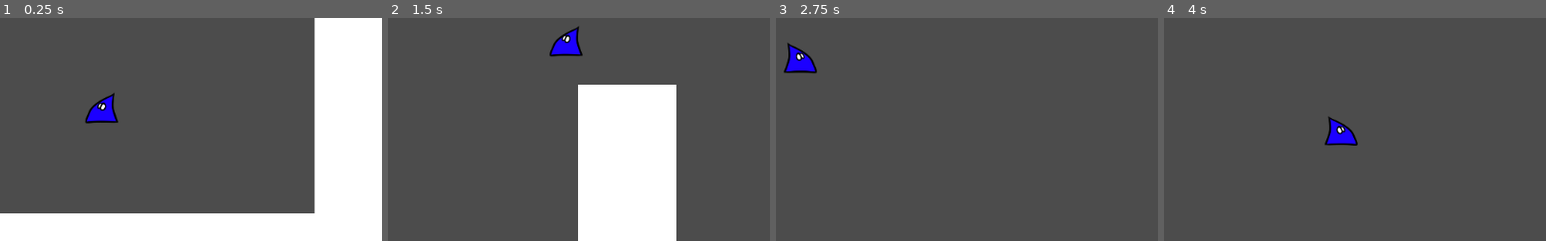
Above: before the commit, frames 1-4 (left to right).
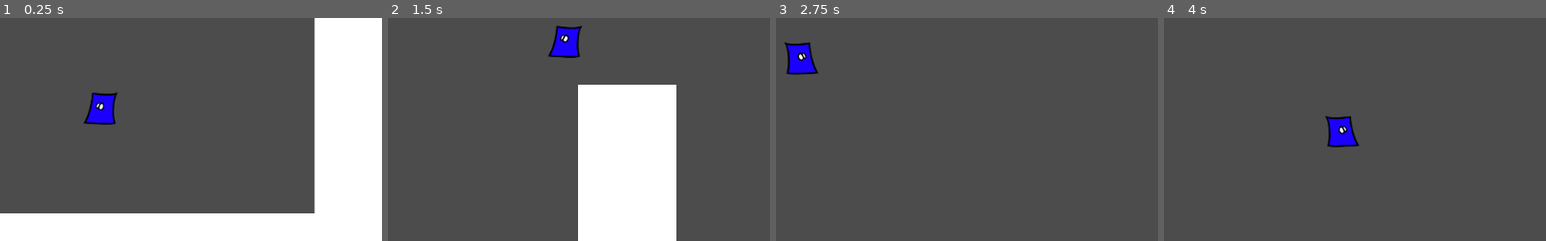
Above: after the commit, the same moments.

Repository: happeens/NAT
Game: Godot game, scene res://scenes/main.tscn
The game is run twice, just before and just after one commit, with the same random seed, the same clock (stepped at 60 frames per second) and the same inputs. The project has no main scene, so this scene is started directly.
Inputs (mouse positions are % of the whole screen's width and height, from its top left):
- Up to frame 1 (0.25 s): no input
- Up to frame 2 (1.5 s): move the mouse to (72, 45) at 0.52 s; hold D (right) from 0.53 s (still down); click (72, 45) at 0.67 s; tap Space (jump) at 0.77 s; move the mouse to (30, 55) at 1.27 s
- Up to frame 3 (2.75 s): tap Space (jump) at 1.52 s; move the mouse to (60, 28) at 2.02 s; release D (right) at 2.03 s; hold A (left) from 2.03 s (still down)
- Up to frame 4 (4 s): move the mouse to (45, 70) at 2.77 s; release A (left) at 2.78 s; hold D (right) from 2.78 s (still down); click (45, 70) at 2.92 s; tap Space (jump) at 3.02, 3.77 s; move the mouse to (80, 65) at 3.52 s
The pictures show only the part of the screen within x 37-87%, y 35-85%; the shares and areas given below are measured in that part.

The runs differ from the first frame. In frame 1, 0.6% of the frame differs, in the area x 22-31%, y 33-48%; in frame 2, 0.6%; in frame 3, 0.6%; in frame 4, 0.6%.

Commit message:
:sparkles: Add rectangle natee

Diff:
--- a/scenes/natee.tscn
+++ b/scenes/natee.tscn
@@ -8,7 +8,7 @@
 [sub_resource type="Animation" id=1]
 
 resource_name = "blink"
-length = 4.3
+length = 17.0
 loop = true
 step = 0.1
 tracks/0/type = "value"
@@ -17,10 +17,10 @@
 tracks/0/loop_wrap = true
 tracks/0/imported = false
 tracks/0/keys = {
-"times": PoolRealArray( 0, 2.5, 2.6 ),
-"transitions": PoolRealArray( 1, 1, 1 ),
+"times": PoolRealArray( 1.8, 1.9, 2.3, 2.4, 4.91708, 5.01708, 7.56899, 7.66899, 10.4221, 10.5221, 12.7, 12.8, 14.8, 14.9, 16.7, 16.8 ),
+"transitions": PoolRealArray( 1, 1, 1, 1, 1, 1, 1, 1, 1, 1, 1, 1, 1, 1, 1, 1 ),
 "update": 1,
-"values": [ false, true, false ]
+"values": [ true, false, true, false, true, false, true, false, true, false, true, false, true, false, true, false ]
 }
 tracks/1/type = "value"
 tracks/1/path = NodePath("open:visible")
@@ -28,10 +28,10 @@
 tracks/1/loop_wrap = true
 tracks/1/imported = false
 tracks/1/keys = {
-"times": PoolRealArray( 0, 2.5, 2.6 ),
-"transitions": PoolRealArray( 1, 1, 1 ),
+"times": PoolRealArray( 1.8, 1.9, 2.3, 2.4, 4.91708, 5.01708, 7.56899, 7.66899, 10.4221, 10.5221, 12.7, 12.8, 14.8, 14.9, 16.7, 16.8 ),
+"transitions": PoolRealArray( 1, 1, 1, 1, 1, 1, 1, 1, 1, 1, 1, 1, 1, 1, 1, 1 ),
 "update": 1,
-"values": [ true, false, true ]
+"values": [ false, true, false, true, false, true, false, true, false, true, false, true, false, true, false, true ]
 }
 
 [sub_resource type="Animation" id=2]
@@ -82,7 +82,7 @@
 "times": PoolRealArray( 0.1, 0.9 ),
 "transitions": PoolRealArray( 1, 1 ),
 "update": 0,
-"values": [ Vector2( 0, 0 ), Vector2( -0.598755, 8.19727 ) ]
+"values": [ Vector2( 6.42905, 0 ), Vector2( 6.42905, 8.19727 ) ]
 }
 tracks/4/type = "value"
 tracks/4/path = NodePath("eyes:rotation_deg")
@@ -294,7 +294,7 @@
 "times": PoolRealArray( 0, 0.7 ),
 "transitions": PoolRealArray( 1, 1 ),
 "update": 0,
-"values": [ Vector2( -0.188717, 1.32098 ), Vector2( 0.061676, 10.8354 ) ]
+"values": [ Vector2( -5.97488, 0.0351715 ), Vector2( -5.97488, 10.8354 ) ]
 }
 tracks/4/type = "value"
 tracks/4/path = NodePath("eyes:rotation_deg")
@@ -334,8 +334,8 @@
 
 [node name="body" type="Sprite" parent="base_idle_right"]
 
-position = Vector2( 0, 3.58547 )
-scale = Vector2( 1, 0.943977 )
+position = Vector2( 0, 0.549791 )
+scale = Vector2( 1, 0.991409 )
 texture = ExtResource( 2 )
 _sections_unfolded = [ "Animation", "Material", "Offset", "Region", "Transform", "Visibility", "Z" ]
 __meta__ = {
@@ -344,7 +344,8 @@
 
 [node name="eyes" type="Node2D" parent="base_idle_right"]
 
-position = Vector2( -0.554909, 7.59699 )
+position = Vector2( 6.42905, 0.00560225 )
+_sections_unfolded = [ "Transform" ]
 
 [node name="close" type="Sprite" parent="base_idle_right/eyes"]
 
@@ -388,8 +389,8 @@
 
 [node name="body" type="Sprite" parent="base_idle_left"]
 
-position = Vector2( 0, 5.07452 )
-scale = Vector2( 1, 0.920711 )
+position = Vector2( 0, 6.54677 )
+scale = Vector2( 1, 0.897707 )
 texture = ExtResource( 2 )
 flip_h = true
 _sections_unfolded = [ "Animation", "Material", "Offset", "Region", "Transform", "Visibility", "Z" ]
@@ -399,7 +400,8 @@
 
 [node name="eyes" type="Node2D" parent="base_idle_left"]
 
-position = Vector2( 0.0370023, 9.89788 )
+position = Vector2( -5.97488, 10.3594 )
+_sections_unfolded = [ "Transform" ]
 
 [node name="close" type="Sprite" parent="base_idle_left/eyes"]
 
Binary file added: sprites/pistol dude/pistol.png
Not shown, added: sprites/pistol dude/pistol.png.import
Binary file changed: sprites/pistol dude/pistol_idle_body.png
Binary file added: sprites/pistol dude/pistol_particle.png
Not shown, added: sprites/pistol dude/pistol_particle.png.import
Binary file added: sprites/pistol dude/rocket.png
Not shown, added: sprites/pistol dude/rocket.png.import
Binary file added: sprites/pistol dude/rocket_particle.png
Not shown, added: sprites/pistol dude/rocket_particle.png.import
Binary file added: sprites/pistol dude/sword.png
Not shown, added: sprites/pistol dude/sword.png.import
Not shown, added: sprites/pistol dude/.DS_Store
